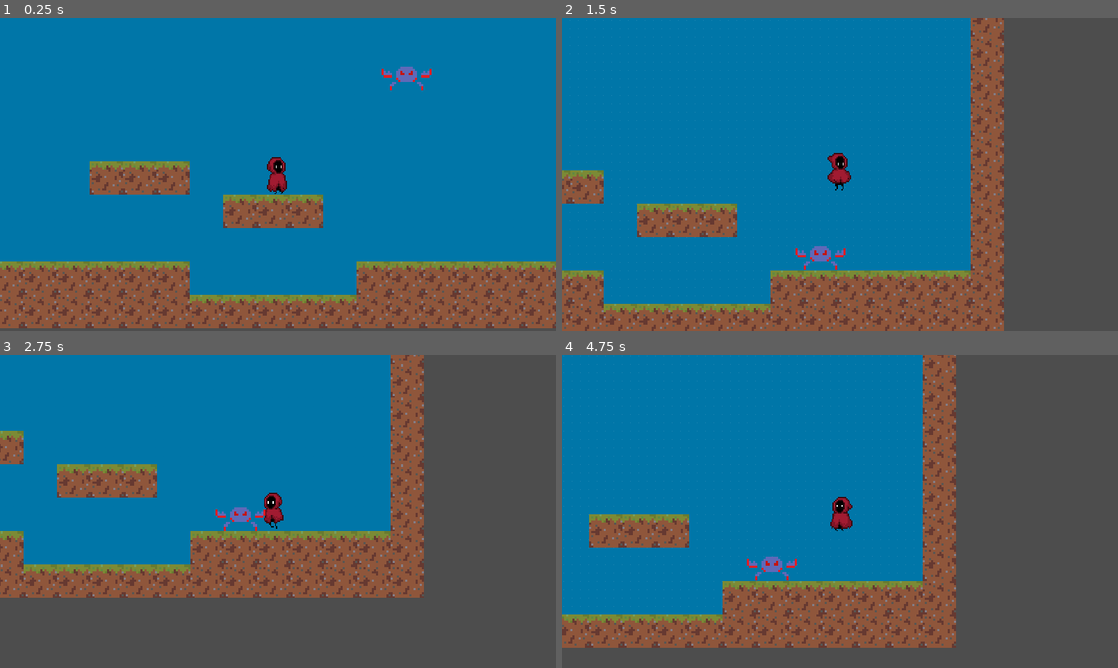
Above: before the commit, frames 1-4 (two rows, left to right).
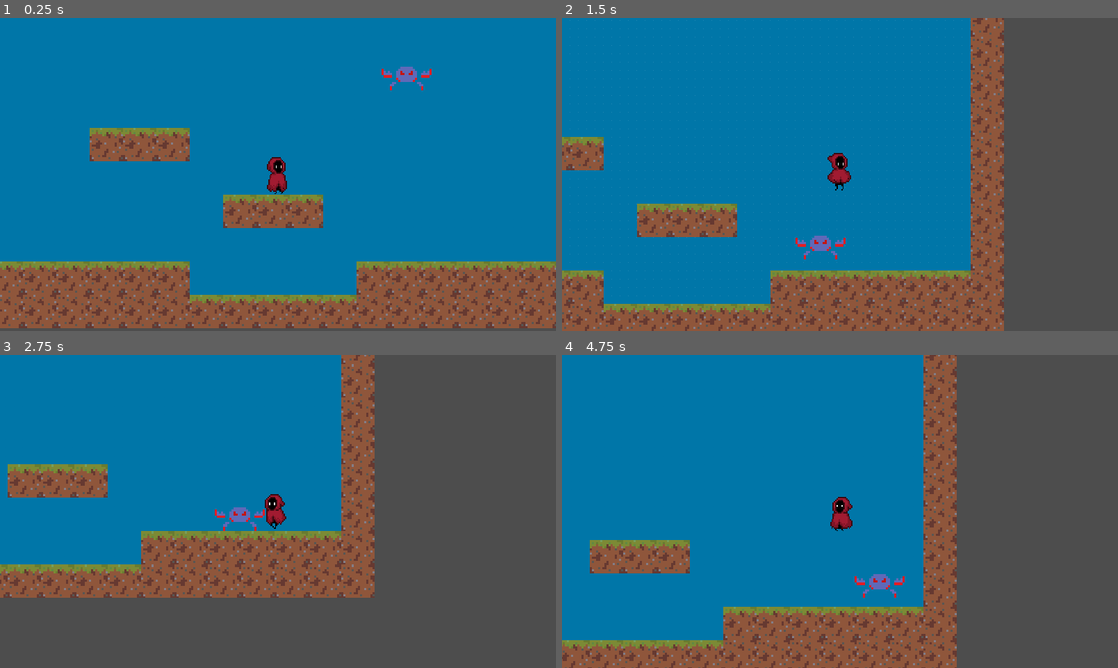
Above: after the commit, the same moments.

Repository: yeegz/Fallen-Asteri
Game: Godot game, scene res://scene.tscn
Same seed, same stepped clock (60 frames per second), same inputs: the game is played once before the commit and once after it. This scene is started directly instead of the project's main scene.
Inputs:
- Up to frame 1 (0.25 s): no input
- Up to frame 2 (1.5 s): tap Enter (ui_accept) at 0.5, 0.77 s; hold Right (ui_right) from 0.53 s (still down)
- Up to frame 3 (2.75 s): tap Enter (ui_accept) at 1.52 s; release Right (ui_right) at 2.03 s; hold Left (ui_left) from 2.03 s (still down)
- Up to frame 4 (4.75 s): release Left (ui_left) at 2.78 s; hold Right (ui_right) 2.78-4.28 s; tap Enter (ui_accept) at 3.02, 3.77, 4.52 s; hold Left (ui_left) from 4.28 s (still down)

The runs differ from the first frame. In frame 1, 3.8% of the frame differs, in the area x 16-35%, y 35-57%; in frame 2, 2.0%; in frame 3, 19%; in frame 4, 19%, in the area x 0-71%, y 0-100%.

Commit message:
rework done; added basic enemy pathing

Diff:
--- a/Scenes/enemy_12d.gd
+++ b/Scenes/enemy_12d.gd
@@ -1,7 +1,7 @@
 extends CharacterBody2D
 
 const GRAVITY_VALUE = 1100
-var SPEED = 250
+var SPEED = 50
 var player = null
 var player_chase = false
 
@@ -10,15 +10,17 @@
 	#Gravity
 	if not is_on_floor():
 		velocity.y += GRAVITY_VALUE * delta
-
 	move_and_slide()
 
 
 func _on_detection_area_body_entered(body):
-	pass # Replace with function body.
-
-
-
+	player = body
+	player_chase = true
 
 func _on_detection_area_body_exited(body):
-	pass # Replace with function body.
+	player = null
+	player_chase = false
+
+func _physics_process(delta):
+	if player_chase == true:
+		position += (player.position - position)/ SPEED
--- a/scene.tscn
+++ b/scene.tscn
@@ -32,7 +32,7 @@
 scale = Vector2(4, 4)
 tile_set = SubResource("TileSet_6lngs")
 format = 2
-layer_0/tile_data = PackedInt32Array(655360, 0, 0, 655361, 0 …(385 unchanged characters)… 5369, 1, 0, 655370, 1, 0, 655371, 1, 0, 393222, 1, 0, 393221, 1, 0, 393220, 1, 0, 458762, 1, 0, 458761, 1, 0, 458760, 1, 0, 65535, 0, 0, 131071, 0, 0, 196607, 0, 0, 262143, 0, 0, 327679, 0, 0, 393215, 0, 0, 458751, 0, 0, 524287, 0, 0, 589823, 0, 0, 655359, 0, 0, 720895, 0, 0, 655378, 0, 0, 589842, 0, 0, 524306, 0, 0, 458770, 0, 0, 393234, 0, 0, 327698, 0, 0, 262162, 0, 0, 196626, 0, 0, 18, 0, 0, 65554, 0, 0, 131090, 0, 0)
+layer_0/tile_data = PackedInt32Array(655360, 0, 0, 655361, 0 …(385 unchanged characters)… 5369, 1, 0, 655370, 1, 0, 655371, 1, 0, 65535, 0, 0, 131071, 0, 0, 196607, 0, 0, 262143, 0, 0, 327679, 0, 0, 393215, 0, 0, 458751, 0, 0, 524287, 0, 0, 589823, 0, 0, 655359, 0, 0, 720895, 0, 0, 655378, 0, 0, 589842, 0, 0, 524306, 0, 0, 458770, 0, 0, 393234, 0, 0, 327698, 0, 0, 262162, 0, 0, 196626, 0, 0, 18, 0, 0, 65554, 0, 0, 131090, 0, 0, 458760, 1, 0, 458761, 1, 0, 458762, 1, 0, 327686, 1, 0, 327685, 1, 0, 327684, 1, 0)
 
 [node name="TextureRect" type="TextureRect" parent="."]
 show_behind_parent = true
